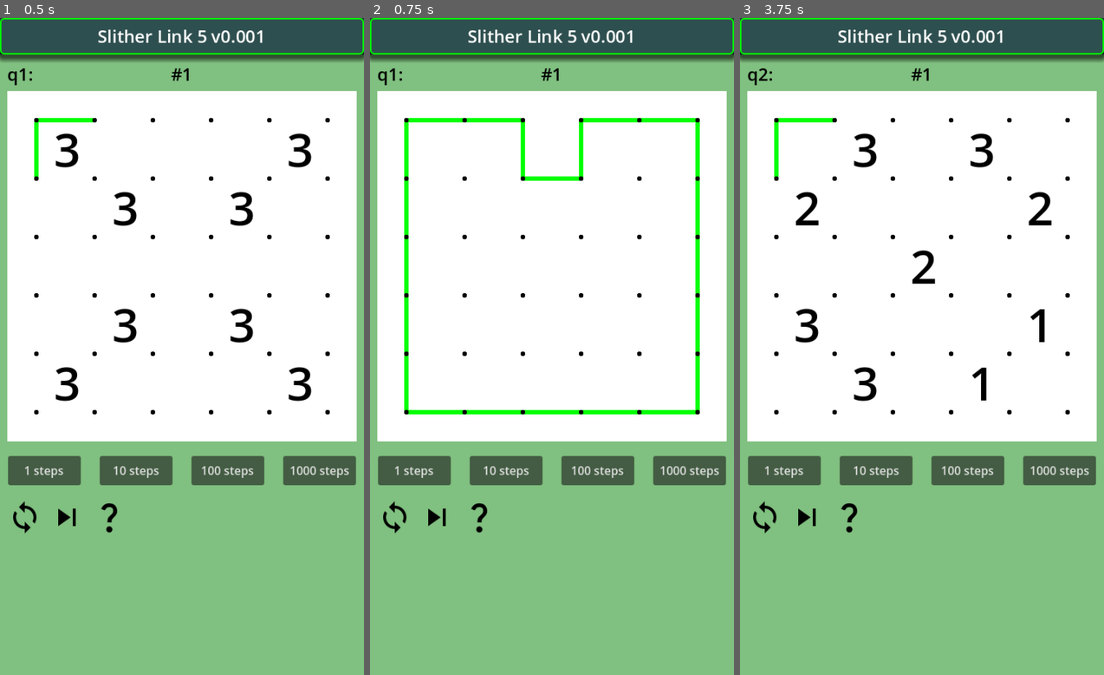
Above: before the commit, frames 1-3 (left to right).
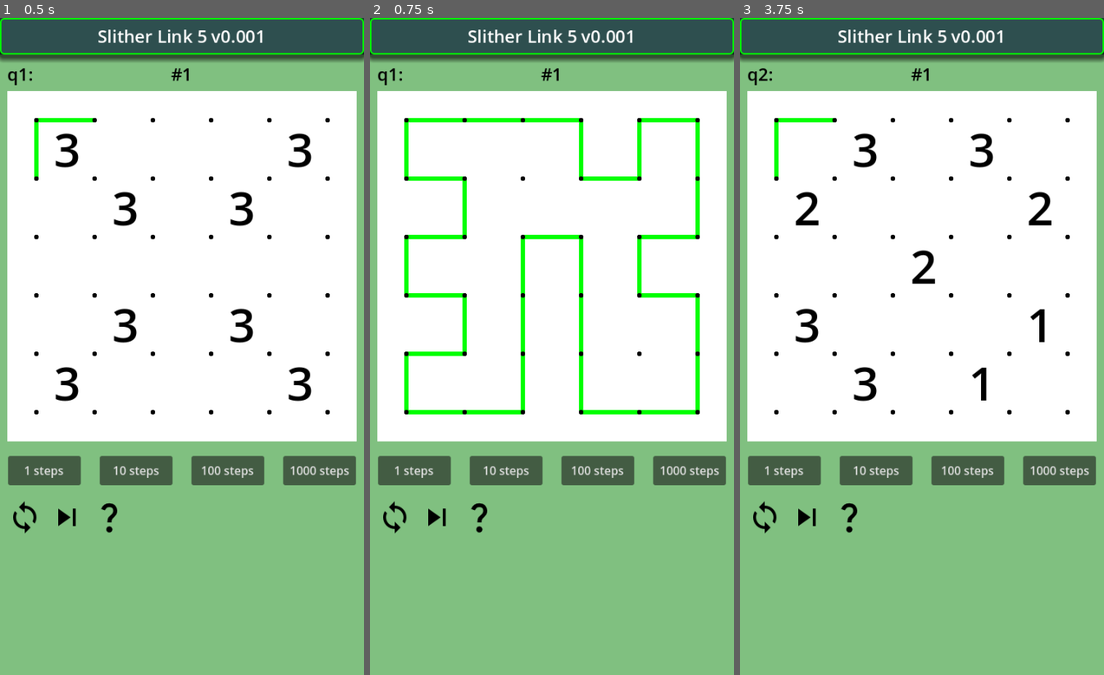
Above: after the commit, the same moments.

Repository: vivisuke/SlitherLink5
Game: Godot game, scene res://main.tscn
Two runs of this game, one before a commit and one after it. Both use one fixed random seed, a clock stepped at 60 frames per second and the inputs below.
Inputs (mouse positions are in pixels of both pictures, inside the frame that each line leads up to):
- Up to frame 1 (0.5 s): no input
- Up to frame 2 (0.75 s): click (479, 517) at 0.5 s
- Up to frame 3 (3.75 s): click (765, 517) at 1.25 s; click (765, 517) at 2 s; click (765, 517) at 2.75 s; click (805, 517) at 3.5 s

Frame 1 is identical in both runs. In frame 2, 3.1% of the frame differs, in the area x 9-91%, y 15-61%; in frame 3, nothing differs.

Commit message:
0061 ◎ C 02/26 02/26 0.001│ToDo│ランダムライン移動処理が不正になる場合がある？

Diff:
--- a/SlitherLink5/classes/Board5x5.gd
+++ b/SlitherLink5/classes/Board5x5.gd
@@ -192,13 +192,21 @@
 func make_loop_random(big: bool):
 	if big: make_loop2()
 	else: make_loop()
-	for i in range(1):
+	for i in range(8):
 		var lst = []
-		for ix in range(xyToIX(5, 5)+1):
-			if links[ix] == LINK_EMPTY: lst.push_back(ix)
+		#for ix in range(xyToIX(5, 5)+1):
+		for y in range(N_VERT):
+			for x in range(N_HORZ):
+				var ix = xyToIX(x, y)
+				if( linkRt[ix] == 0 && linkDn[ix] == 0 &&
+					linkRt[ix-1] == 0 && linkDn[ix-ARY_WIDTH] == 0):
+					lst.push_back(ix)
 		lst.shuffle()
 		var moved = false
 		for k in range(lst.size()):
+			#var x = lst[k] % ARY_WIDTH
+			#var y = lst[k] / ARY_WIDTH - 1
+			#print("(%d, %d)" % [x, y])
 			if move_line(lst[k]):
 				moved = true
 				#n_empty -= 2
Not shown, changed: SlitherLink5.spr
